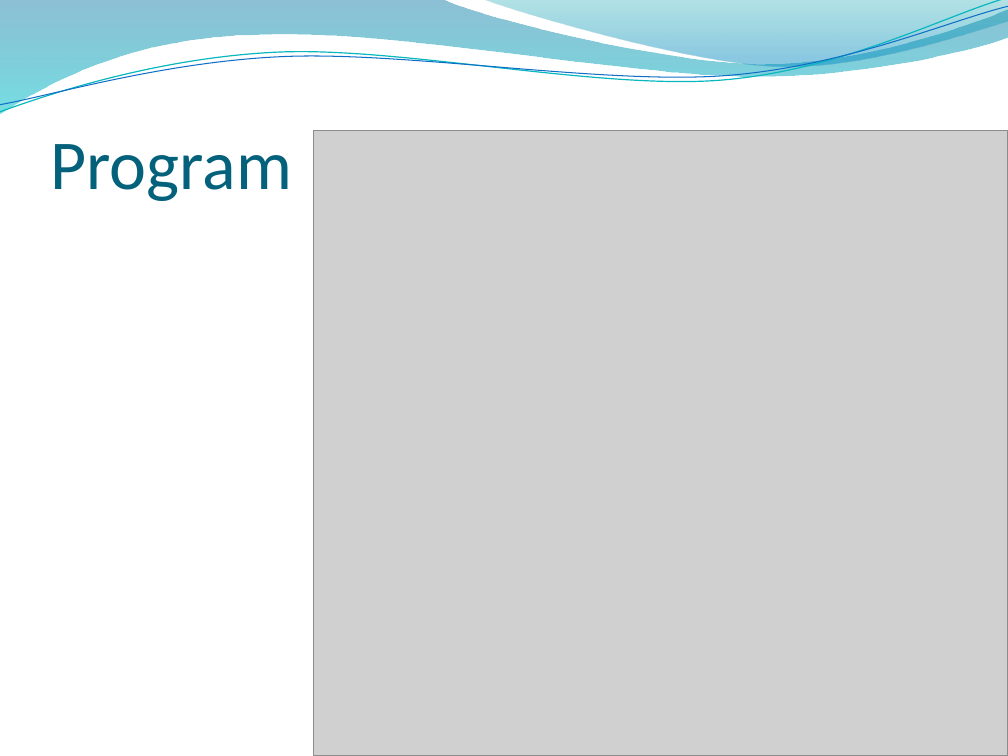
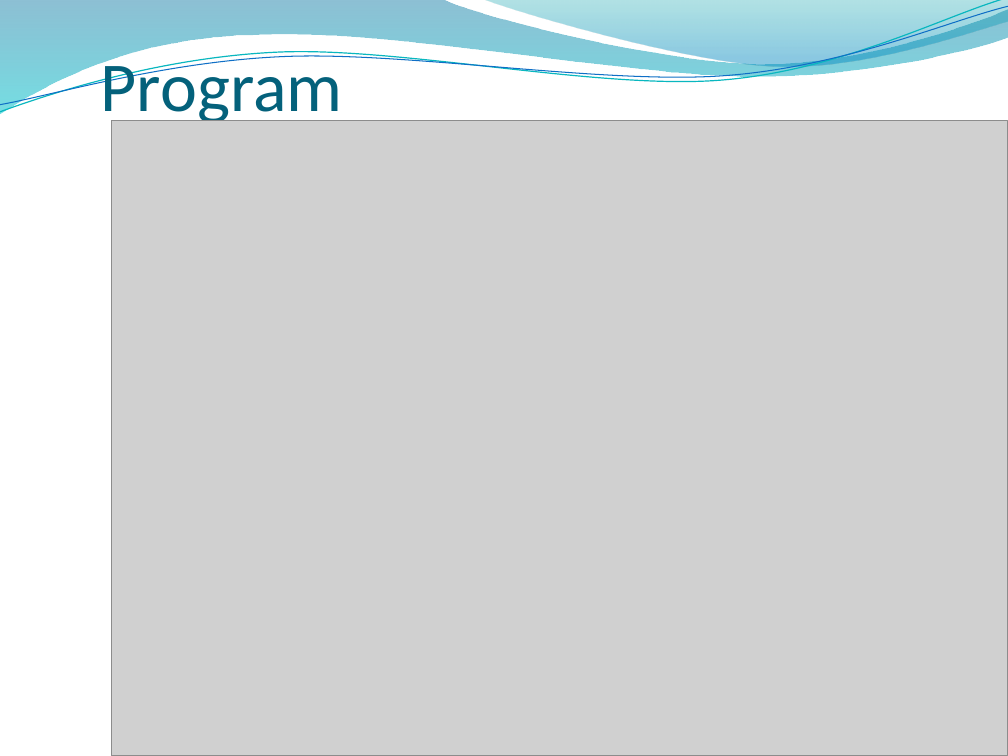
Before and after one commit to Dylek/AgentProject, a slide deck: slide 5 of doku/Presentation.pptx. Drawn at 1008x756 pixels with LibreOffice and Linux fonts; fonts in the diff are those of the drawing; grey boxes stand for pictures; background and template pictures are left out. Boxes give left, top, right and bottom in pixels: in the first picture for what was removed or moved away, otherwise in the second. Text is boxed around its words. In the diff, an @@ line names an element or a change of style, - is before the commit and + after.

Commit message:
small layout changes in UI, summary in raport2, presentation

```diff
--- a/doku/Presentation.pptx
+++ b/doku/Presentation.pptx
@@ title "Program" rewrapped from [50, 144, 292, 201] to [101, 53, 343, 128] @@
@@ picture: place and size @@
-picture at [313, 130, 1008, 756]
+picture at [111, 121, 1008, 756]
```
Also in this commit, not shown: 1 other slide changed, 5 slides added, 18 other files.
